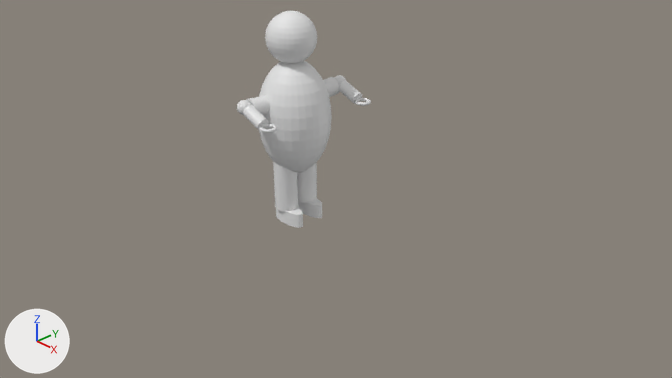
Before and after pictures for a commit that changed the Blender file chef.blend.
Camera for both pictures: the file's camera 'Camera'. The lights are fixed; the arrows at lower left show +X, +Y and +Z.
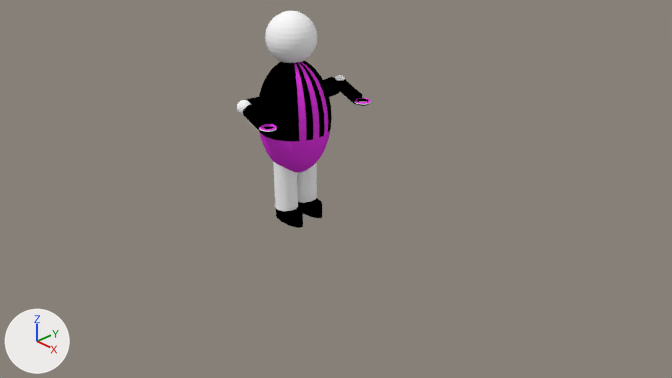
The change in detail:
Material 'Negro.002' (mat_negro_002) is new.
Its base color is (0.0, 0.0, 0.0) (black #000000).
Material 'Negro' (mat_negro) is new.
Its base color is (0.0, 0.0, 0.0) (black #000000).
Material 'Blanco' (mat_blanco) is new.
Its base color is (1.0, 1.0, 1.0) (white #ffffff).
Material 'Morado' (mat_morado) is new.
Its base color is (0.794, 0.0412, 0.8) (pink #e639e7).
me_cylinder_001 has 3592 vertices, 3502 faces and spans x -2.0..2.2, y -10.2..6.8, z -1.0..27.5.
me_cylinder_001 is used by ob_cylinder_001; location (0.0, -0.02, 0.15); scale (0.284, 0.107, 0.107).
me_cylinder_001 part 1: 1382 of the faces centred in x -2.0..2.2, y -10.2..6.8, z 12.9..21.3 switch from no material to mat_negro (black #000000).
me_cylinder_001 part 2: 36 of the faces centred in x -1.0..1.0, y -3.5..1.0, z -1.0..1.0 switch from no material to mat_negro (black #000000).
me_cylinder_001 part 3: 474 of the faces centred in x -1.5..0.9, y -4.9..1.5, z 21.1..27.4 switch from no material to mat_blanco (white #ffffff).
me_cylinder_001 part 4: 459 of the faces centred in x -0.8..1.7, y -10.2..-8.1, z 15.2..17.6 switch from no material to mat_blanco (white #ffffff).
me_cylinder_001 part 5: 375 of the faces centred in x -0.2..2.2, y 4.6..6.8, z 15.3..17.9 switch from no material to mat_blanco (white #ffffff).
me_cylinder_001 part 6: 64 of the faces centred in x -0.9..0.4, y -5.1..1.7, z 3.6 switch from no material to mat_blanco (white #ffffff).
me_cylinder_001 part 7: 64 of the faces centred in x -0.9..0.4, y -5.1..1.7, z 7.1..7.2 switch from no material to mat_blanco (white #ffffff).
me_cylinder_001 part 8: 240 of the faces centred in x 0.9..1.6, y -10.1..-8.1, z 15.2..15.3 switch from no material to mat_morado (pink #e639e7).
me_cylinder_001 part 9: 203 of the faces centred in x -1.9..1.6, y -6.4..2.9, z 6.2..21.1 switch from no material to mat_morado (pink #e639e7).
me_cylinder has 64 vertices, 34 faces and spans x -1.0..1.0, y -1.0..1.0, z -1.0..1.0.
me_cylinder now uses material mat_negro_002 (black #000000).

Where the change shows, as pixel boxes (x1, y1, x2, y2) in the pictures (672 x 378 px):
'Cylinder', recoloured (white to black): (276, 207, 303, 228) in both
part 1 of me_cylinder_001, recoloured (white to black): (243, 61, 370, 142) in both
part 2 of me_cylinder_001, recoloured (white to black): (298, 198, 322, 218) in both
part 3 of me_cylinder_001, recoloured: (265, 11, 317, 63) in both
part 4 of me_cylinder_001, recoloured: (237, 100, 277, 132) in both
part 5 of me_cylinder_001, recoloured: (334, 75, 371, 105) in both
part 6 of me_cylinder_001, recoloured: (274, 164, 317, 212) in both
part 7 of me_cylinder_001, recoloured: (273, 161, 316, 176) in both
part 8 of me_cylinder_001, recoloured: (260, 124, 277, 131) in both
part 9 of me_cylinder_001, recoloured: (259, 62, 331, 172) in both
